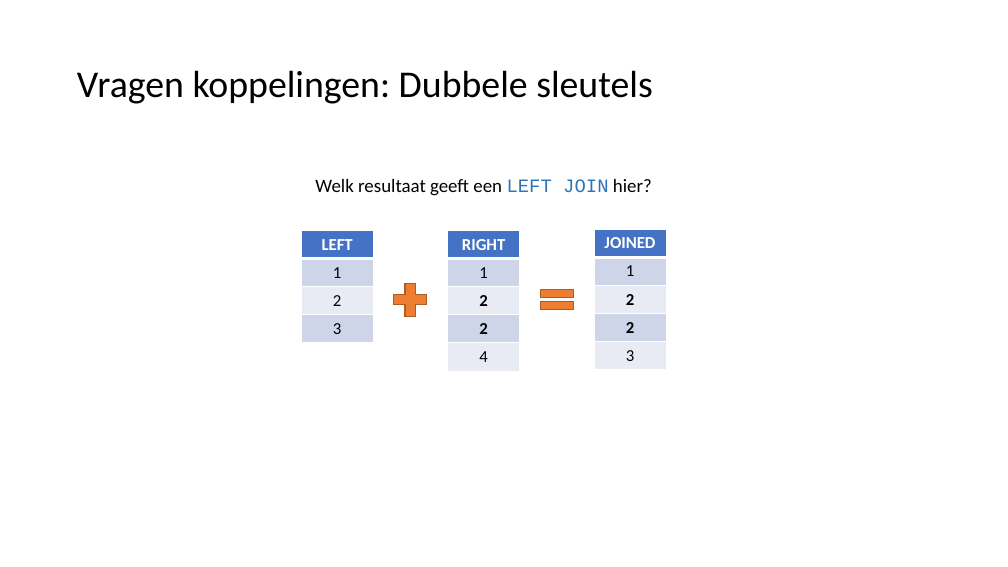
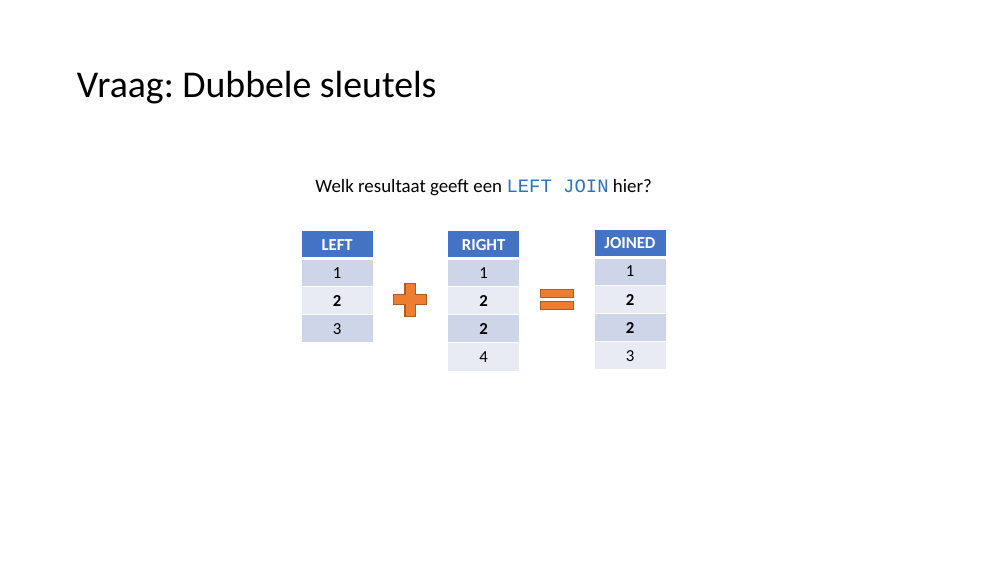
Before and after one commit to LFKoning/knowledge-sharing, a slide deck: slide 45 of sql_course/1_basics/1_basics.pptx (slide 44 before the commit). Drawn at 1008x567 pixels with LibreOffice and Linux fonts; fonts in the diff are those of the drawing. Boxes give left, top, right and bottom in pixels: in the first picture for what was removed or moved away, otherwise in the second. Text is boxed around its words. In the diff, an @@ line names an element or a change of style, - is before the commit and + after.

```diff
--- a/sql_course/1_basics/1_basics.pptx
+++ b/sql_course/1_basics/1_basics.pptx
@@ title at <box>77,70,437,104</box>: text changed @@
-Vragen koppelingen: Dubbele sleutels
+Vraag: Dubbele sleutels
@@ table at <box>301,231,373,369</box> @@
@@ bold on in "2" @@
```
Also in this commit, not shown: 11 other slides changed, 1 slide added, 1 other file.
